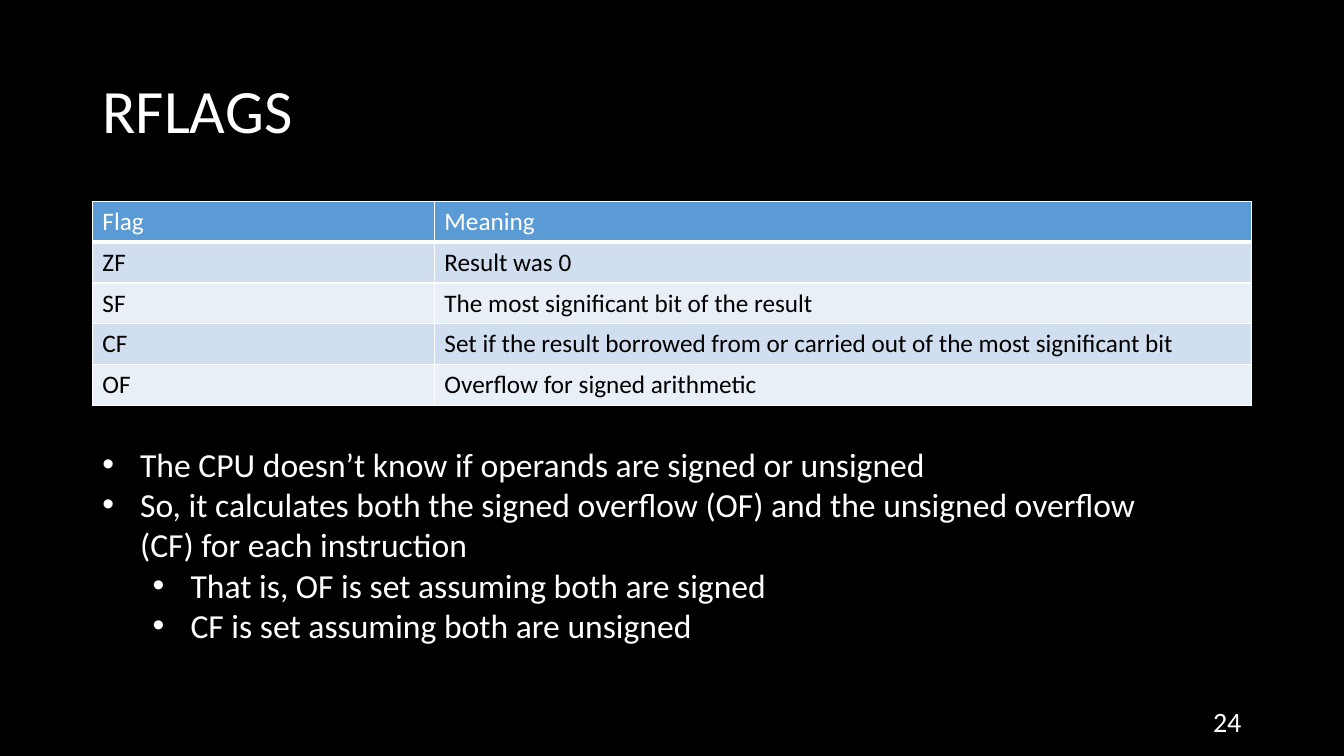
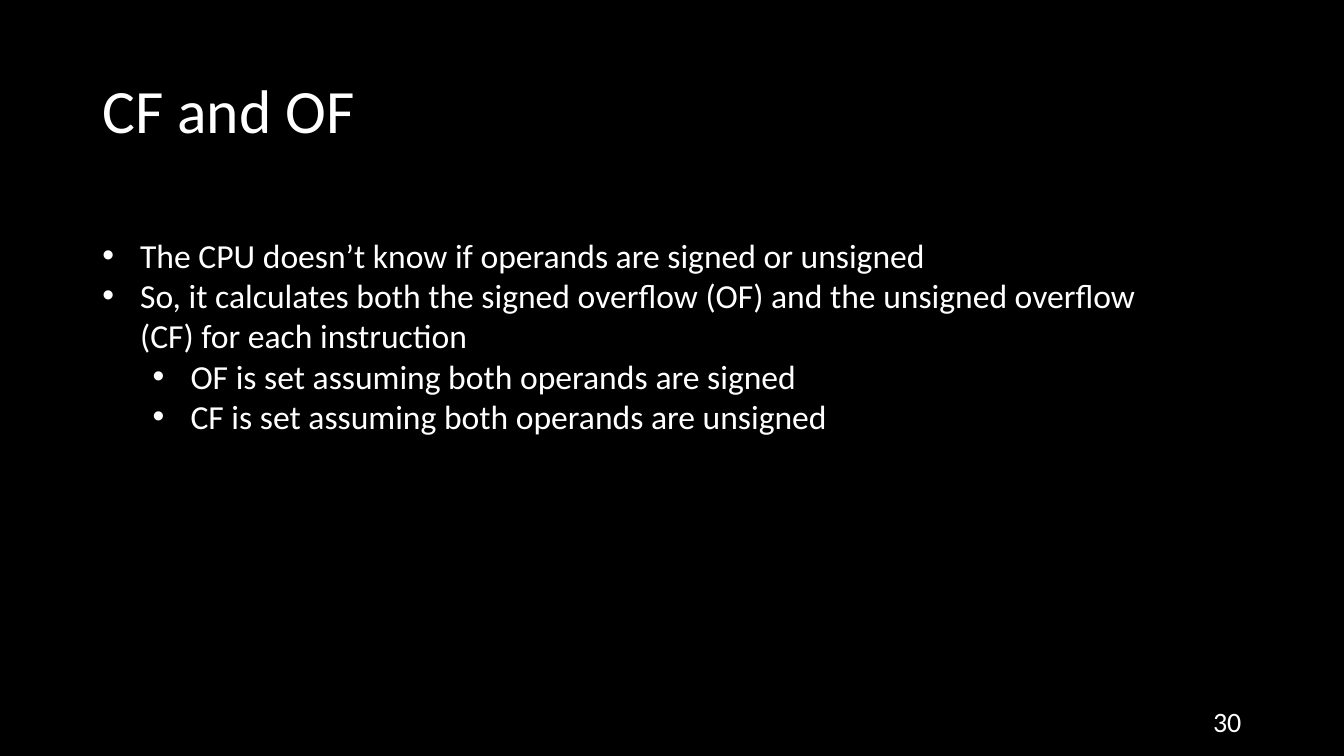
Before and after one commit to NYU-CSO/nyu-cso.github.io, a slide deck: slide 30 of rec-notes/r08.pptx (slide 24 before the commit). Drawn at 1344x756 pixels with LibreOffice and Linux fonts; fonts in the diff are those of the drawing. Boxes give left, top, right and bottom in pixels: in the first picture for what was removed or moved away, otherwise in the second. Text is boxed around its words. In the diff, an @@ line names an element or a change of style, - is before the commit and + after.

```diff
--- a/rec-notes/r08.pptx
+++ b/rec-notes/r08.pptx
@@ title at (102, 90, 355, 134): text changed @@
-RFLAGS
+CF and OF
@@ table removed at (93, 202, 1252, 406), 5 rows, 2 columns @@
-Flag | Meaning
-ZF | Result was 0
-SF | The most significant bit of the result
-CF | Set if the result borrowed from or carried out of the most significant bit
-OF | Overflow for signed arithmetic
@@ text "The CPU doesn’t know if ...": place and size @@
-text "The CPU doesn’t know if ..." at (140, 453, 1135, 644)
+text "The CPU doesn’t know if ..." at (140, 244, 1135, 435)
@@ text at (191, 365, 827, 435): text changed @@
-  • That is, OF is set assuming both are signed
-  • CF is set assuming both are unsigned
+  • OF is set assuming both operands are signed
+  • CF is set assuming both operands are unsigned
@@ page number at (1213, 713, 1241, 733): text changed @@
-24
+30
```
Also in this commit, not shown: 16 other slides changed, 40 slides added, 15 slides removed, 1 other file.
